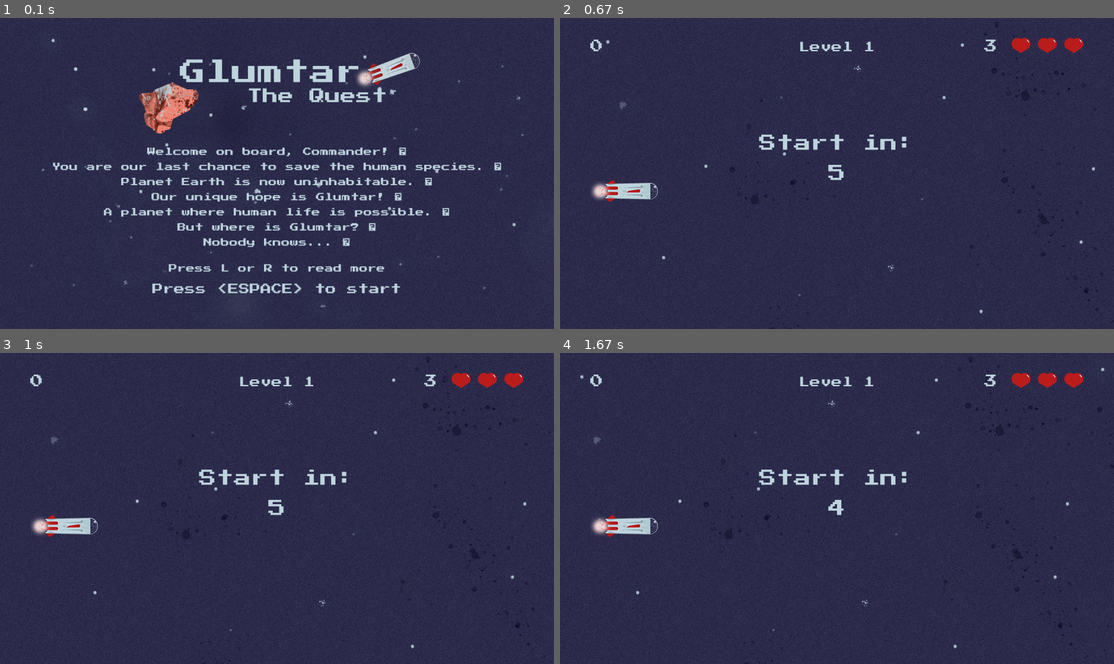
Above: before the commit, frames 1-4 (two rows, left to right).
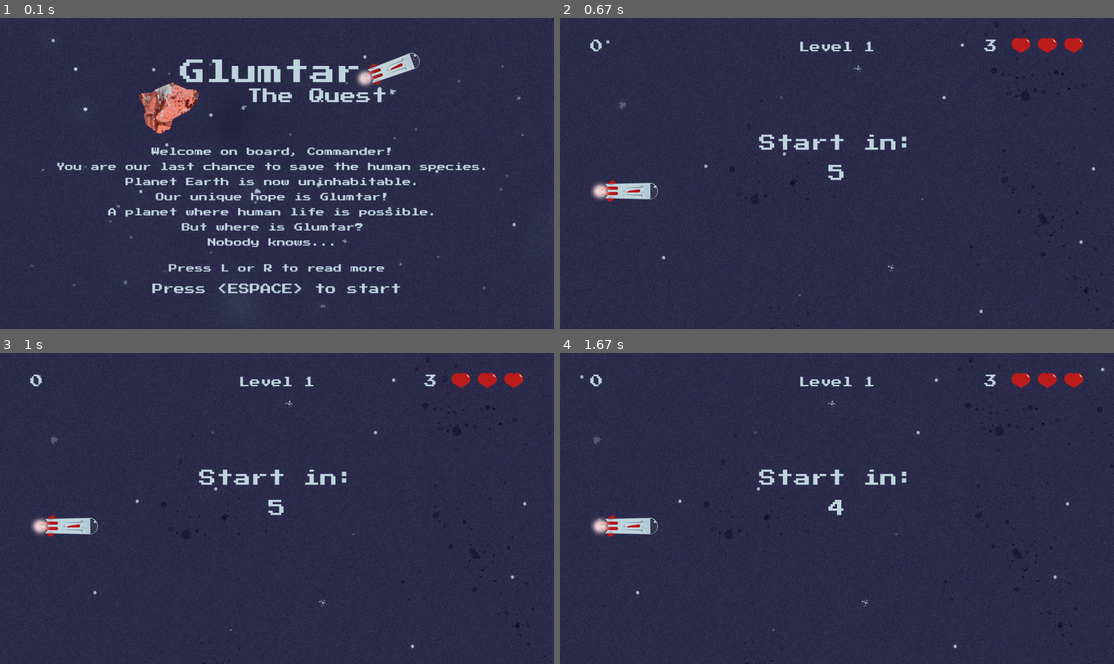
Above: after the commit, the same moments.

Repository: AdrianFSN/proyecto-final-pygame-quest
Game: pygame game, started from main.py
Two runs of this game, one before a commit and one after it. Both use one fixed random seed, a clock stepped at 60 frames per second and the inputs below.
Inputs:
- Up to frame 1 (0.1 s): no input
- Up to frame 2 (0.67 s): tap Space at 0.33 s
- Up to frame 3 (1 s): no input
- Up to frame 4 (1.67 s): no input

The runs differ from the first frame. In frame 1, 4.5% of the frame differs, in the area x 9-91%, y 41-74%; in frame 2, nothing differs; in frame 3, nothing differs; in frame 4, nothing differs.

Commit message:
fix: he quitado los funny characters de los mensajes

Diff:
--- a/glumtar/data/front_messages.txt
+++ b/glumtar/data/front_messages.txt
@@ -13,4 +13,4 @@
 This won't be a pleasure trip.
 Space is full of meteorite storms.
 Go and save us, Commander.
-Good luck!
+Good luck!!
--- a/glumtar/data/messages.py
+++ b/glumtar/data/messages.py
@@ -31,8 +31,8 @@
     def renderize_lines(self, screen):
         with open(self.text_file_path, mode='r', encoding='UTF-8', newline='\n') as message_file:
             lines = message_file.readlines()
-            print(f"Esto es loq ue hay en lines {lines}")
-            print(f"Esta es la len de lines {len(lines)}")
+            for sentence in range(len(lines)):
+                lines[sentence] = lines[sentence][:-1]
         if self.pointer <= len(lines):
             for row in range(self.start_reading_point, self.stop_reading_point):
                 self.rendered_line = self.font_style.render(
--- a/glumtar/data/messages.txt
+++ /dev/null
@@ -1,16 +0,0 @@
-Welcome on board, Commander!
-You are our last chance to save the human species.
-Planet Earth is now uninhabitable.
-Our unique hope is Glumtar!
-A planet where human life is possible.
-But where is Glumtar?
-Nobody knows...
-However, you will find it, won't you?
-Pilot the spacecraft across
-planets until landing on Glumtar.
-Use the key arrows (Up and Down)
-on your keyboard to move the spaceship.
-This won't be a pleasure trip.
-Space is full of meteorite storms.
-Go and save us, Commander.
-Good luck!
Binary file added: glumtar/resources/images/resolve_level1/Untitled-1.jpg
Binary file added: glumtar/resources/images/resolve_level1/bg_resolve1.jpg
